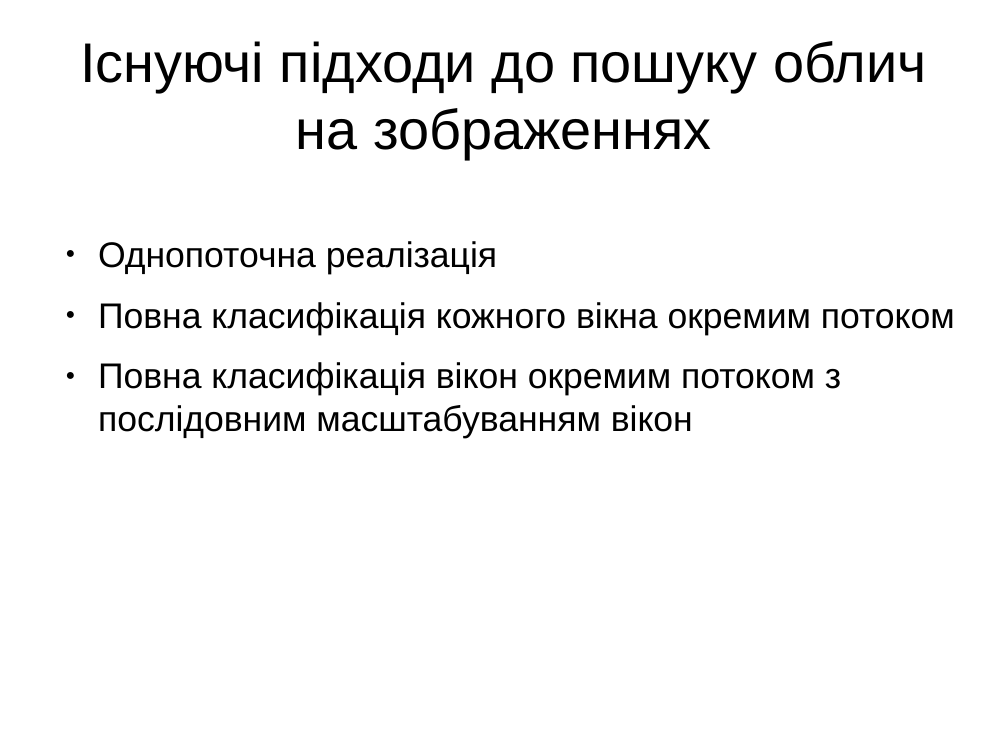
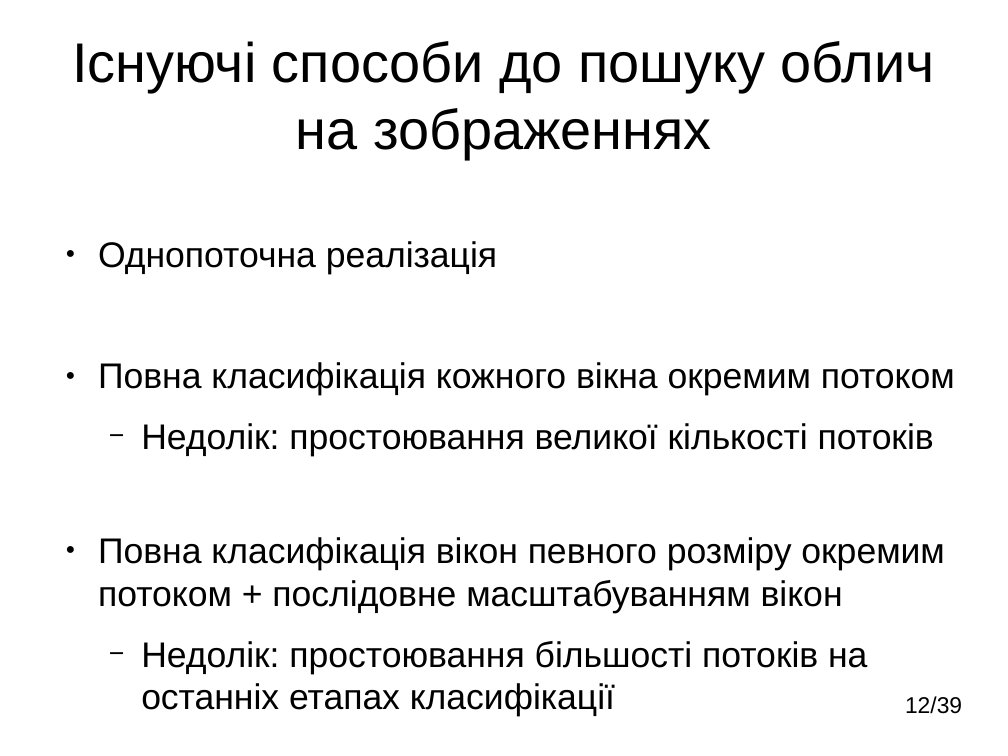
Before and after one commit to FaceDetect/gpu-face-detection, a slide deck: slide 12 of doc/final/presentation.odp (slide 10 before the commit). Drawn at 1008x756 pixels with LibreOffice and Linux fonts; fonts in the diff are those of the drawing. Boxes give left, top, right and bottom in pixels: in the first picture for what was removed or moved away, otherwise in the second. Text is boxed around its words. In the diff, an @@ line names an element or a change of style, - is before the commit and + after.

```diff
--- a/doc/final/presentation.odp
+++ b/doc/final/presentation.odp
@@ title at bbox=[72, 41, 934, 159]: text changed @@
-Існуючі підходи до пошуку облич на зображеннях
+Існуючі способи до пошуку облич на зображеннях
@@ text at bbox=[98, 423, 944, 717]: text changed @@
-● Повна класифікація вікон окремим потоком з послідовним масштабуванням вікон
+  − Недолік: простоювання великої кількості потоків
+● Повна класифікація вікон певного розміру окремим потоком + послідовне масштабуванням вікон
+  − Недолік: простоювання більшості потоків на останніх етапах класифікації
@@ text added at bbox=[905, 696, 962, 714], 18 pt, text #000000 @@
+12/39
```
Also in this commit, not shown: 32 other slides changed, 4 slides added, 1 slide removed, 3 other files.
